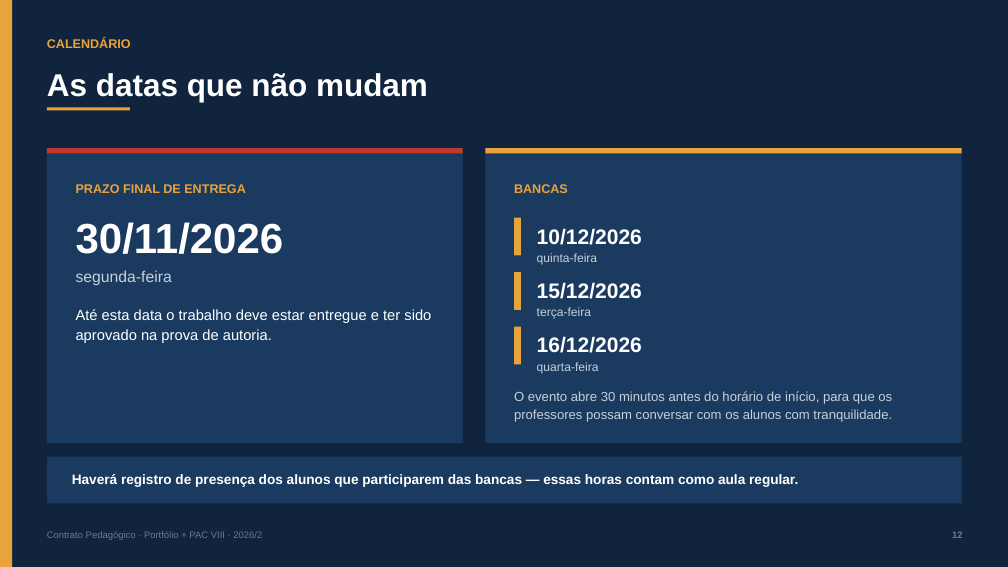
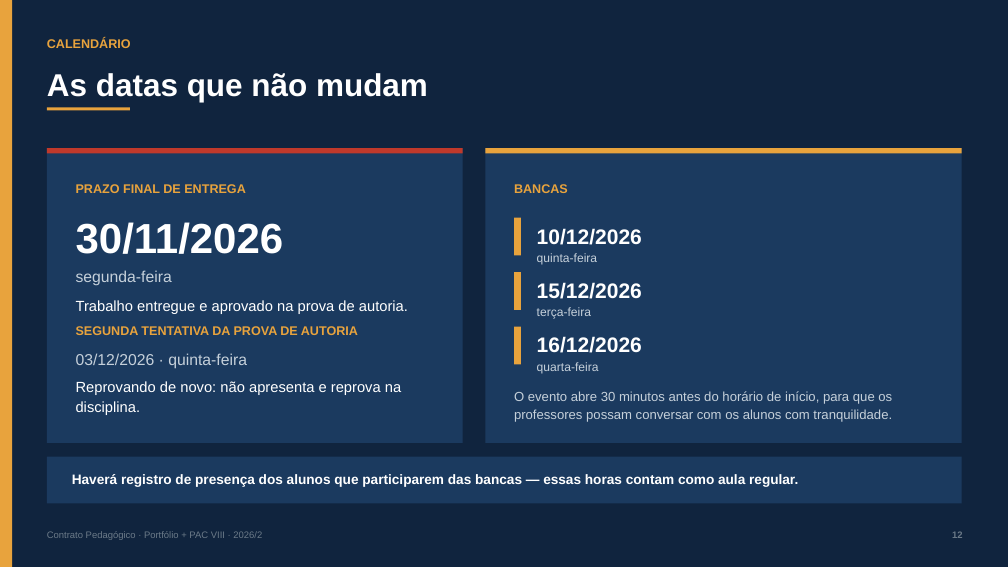
Before and after one commit to CatolicaSC-Portfolio/The-Portfolio-Playbook, a slide deck: slide 12 of Contrato-Pedagogico-Portfolio-PAC-VIII.pptx. Drawn at 1008x567 pixels with LibreOffice and Linux fonts; fonts in the diff are those of the drawing. Boxes give left, top, right and bottom in pixels: in the first picture for what was removed or moved away, otherwise in the second. Text is boxed around its words. In the diff, an @@ line names an element or a change of style, - is before the commit and + after.

```diff
--- a/Contrato-Pedagogico-Portfolio-PAC-VIII.pptx
+++ b/Contrato-Pedagogico-Portfolio-PAC-VIII.pptx
@@ text at [76, 300, 408, 415]: text changed @@
-Até esta data o trabalho deve estar entregue e ter sido aprovado na prova de autoria.
+Trabalho entregue e aprovado na prova de autoria.
+SEGUNDA TENTATIVA DA PROVA DE AUTORIA
+03/12/2026 · quinta-feira
+Reprovando de novo: não apresenta e reprova na disciplina.
```
Also in this commit, not shown: 4 other slides changed, 10 other files.
